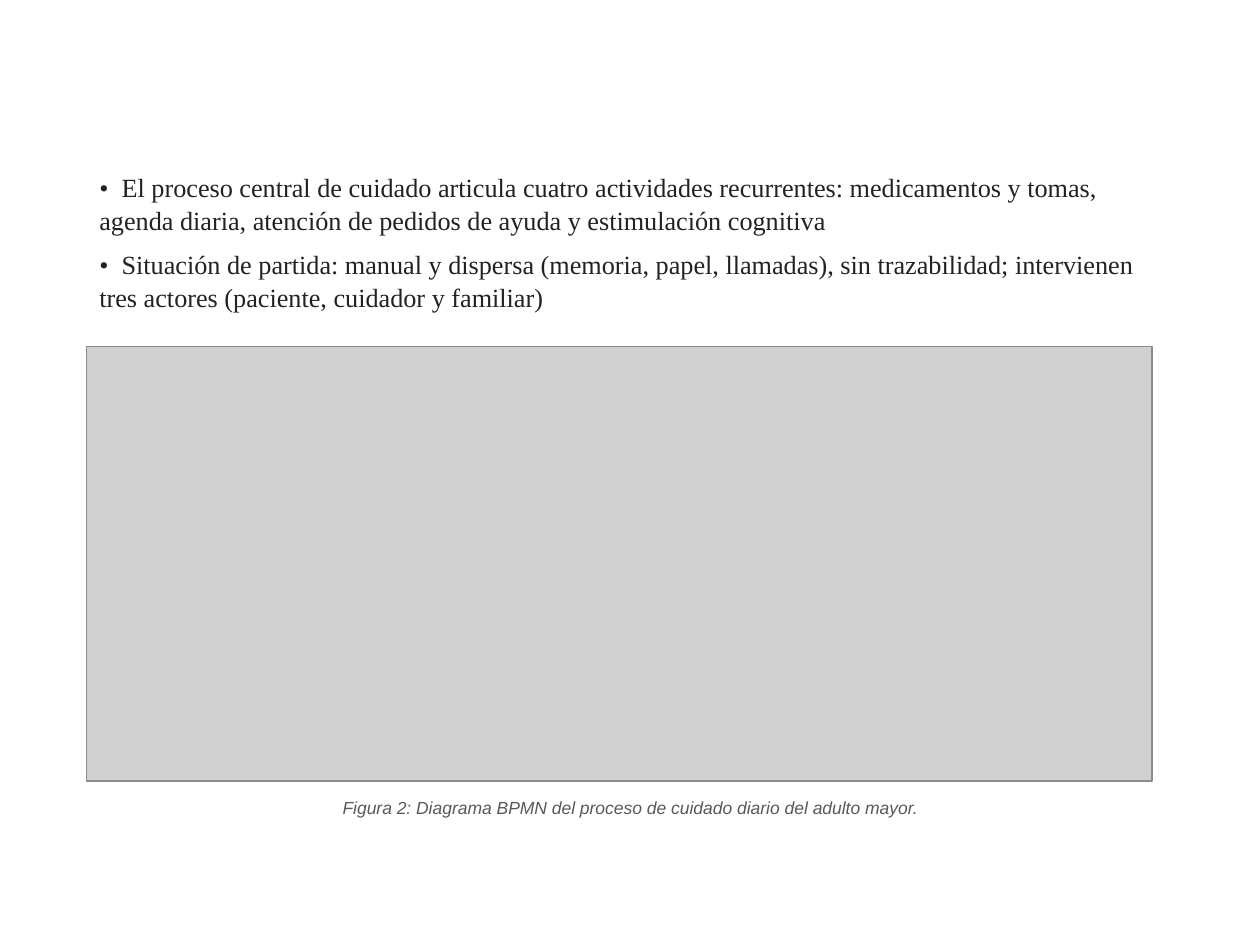
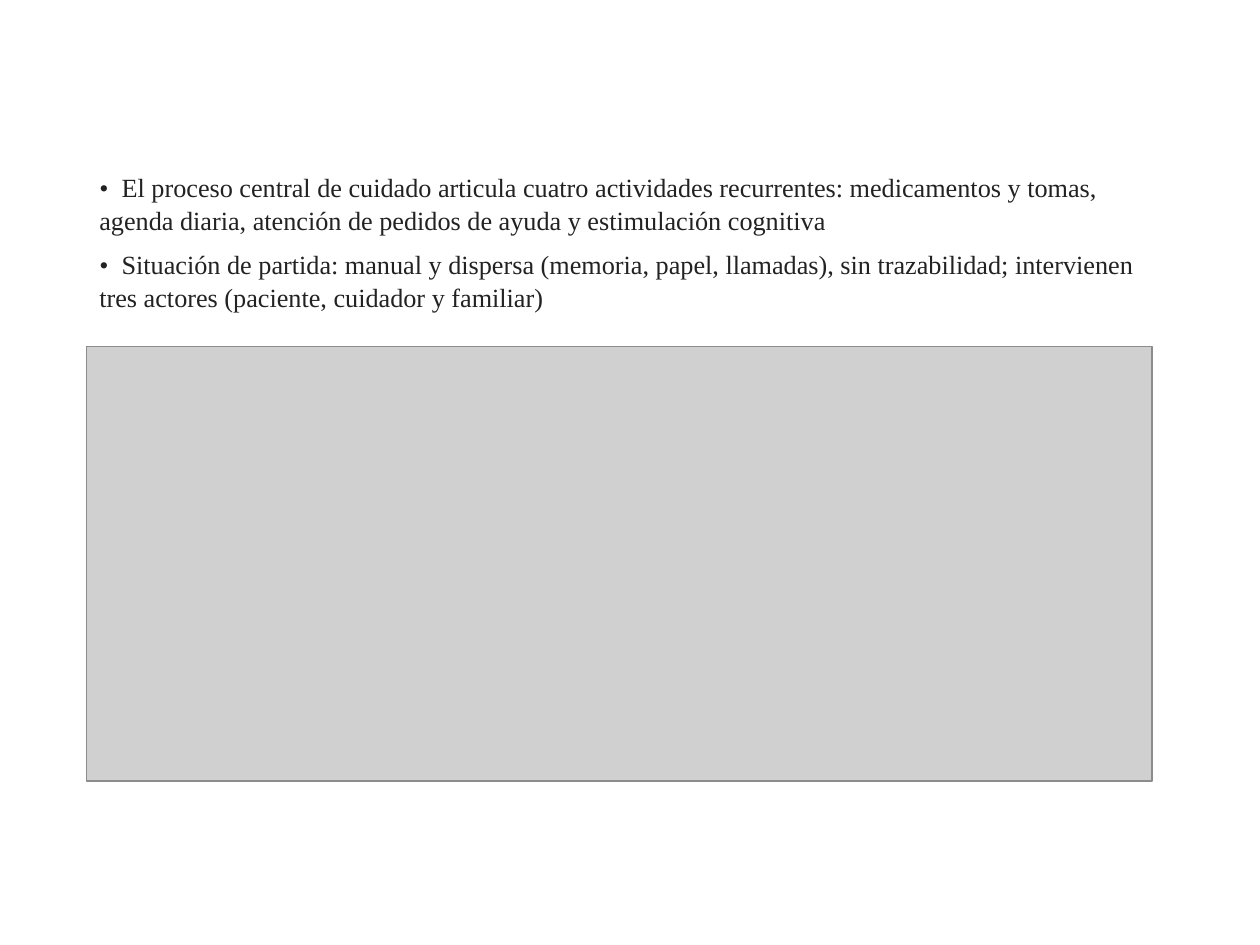
Before and after one commit to Dmunoz0099/Proyecto_Titulo, a slide deck: slide 10 of Presentacion_CuidaMayor_ProyectoTitulo.pptx. Drawn at 1260x945 pixels with LibreOffice and Linux fonts; fonts in the diff are those of the drawing; grey boxes stand for pictures; background and template pictures are left out. Boxes give left, top, right and bottom in pixels: in the first picture for what was removed or moved away, otherwise in the second. Text is boxed around its words. In the diff, an @@ line names an element or a change of style, - is before the commit and + after.

```diff
--- a/Presentacion_CuidaMayor_ProyectoTitulo.pptx
+++ b/Presentacion_CuidaMayor_ProyectoTitulo.pptx
@@ text removed at (343, 801, 918, 818) @@
-Figura 2: Diagrama BPMN del proceso de cuidado diario del adulto mayor.
```
Also in this commit, not shown: 2 other slides changed, 20 other files.
